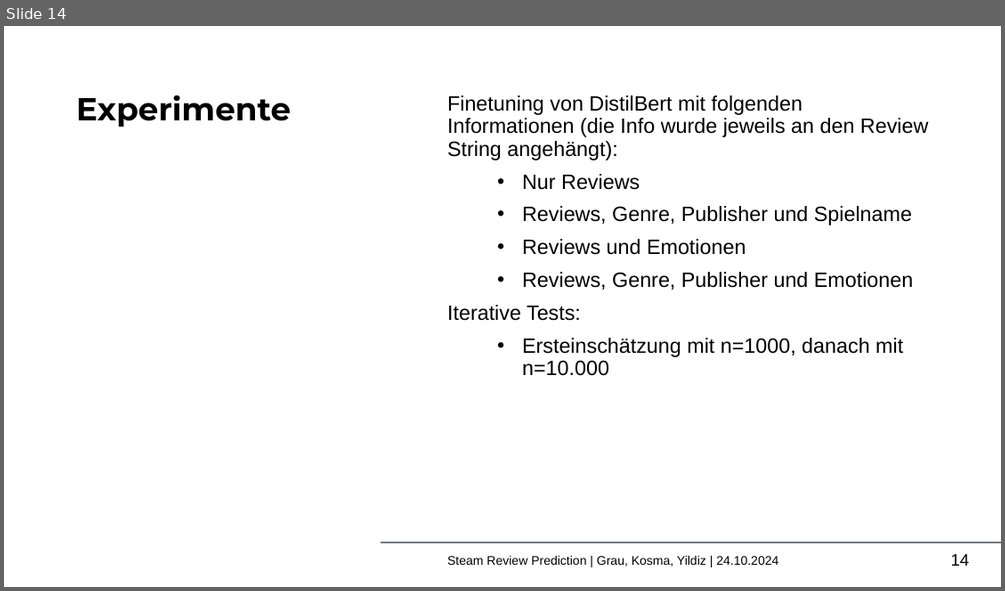
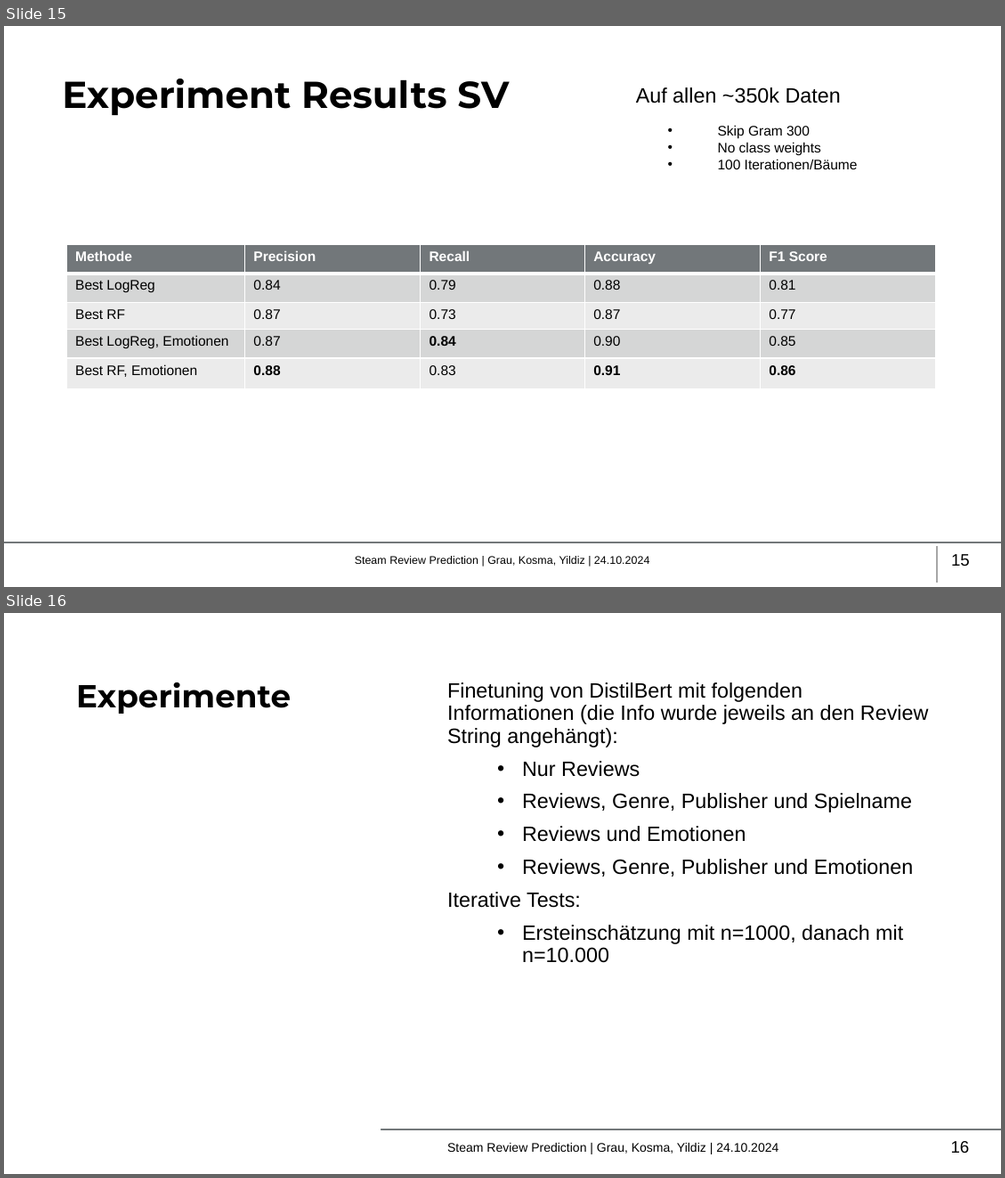
Before and after one commit to mikoyldz/steamrep, a slide deck: Steam Review Predictions.pptx. Shown one above the other, each under a label of ours: slide 14 before the commit, slides 15 and 16 after it. The pictures are 1005x591 and 1005x1178 pixels, drawn with LibreOffice and Linux fonts; fonts in the diff are those of the drawing; background and template pictures are left out. Boxes give left, top, right and bottom in pixels: in the first picture for what was removed or moved away, otherwise in the second. Text is boxed around its words. In the diff, an @@ line names an element or a change of style, - is before the commit and + after.

```diff
--- a/Steam Review Predictions.pptx
+++ b/Steam Review Predictions.pptx
@@ slide 15 added at bbox=[4, 26, 1001, 587], background #FFFFFF; not listed: 1 template element that a slide beside it also shows @@
@@ title added at bbox=[62, 79, 509, 115], 27 pt, text #000000, bold @@
+Experiment Results SV
@@ text added at bbox=[636, 87, 841, 103], 15 pt, text #000000 @@
+Auf allen ~350k Daten
@@ text added at bbox=[718, 125, 858, 169], 10 pt, text #000000 @@
+• Skip Gram 300
+• No class weights
+• 100 Iterationen/Bäume
@@ table added at bbox=[67, 244, 936, 389], 5 rows, 5 columns @@
+Methode | Precision | Recall | Accuracy | F1 Score
+Best LogReg | 0.84 | 0.79 | 0.88 | 0.81
+Best RF | 0.87 | 0.73 | 0.87 | 0.77
+Best LogReg, Emotionen | 0.87 | 0.84 | 0.90 | 0.85
+Best RF, Emotionen | 0.88 | 0.83 | 0.91 | 0.86
@@ text added at bbox=[355, 556, 649, 565], 8 pt, text #000000 @@
+Steam Review Prediction | Grau, Kosma, Yildiz | 24.10.2024
@@ line added from (937, 546) to (937, 582), #A6A6A6 1 pt @@
@@ page number added at bbox=[951, 554, 970, 566], 12 pt, text #000000 @@
+15
@@ what was slide 14 is now slide 16 @@
@@ page number at bbox=[951, 1141, 970, 1153]: text changed @@
-14
+16
```
Also in this commit, not shown: 1 slide changed, 1 other slide added, 1 other file.
